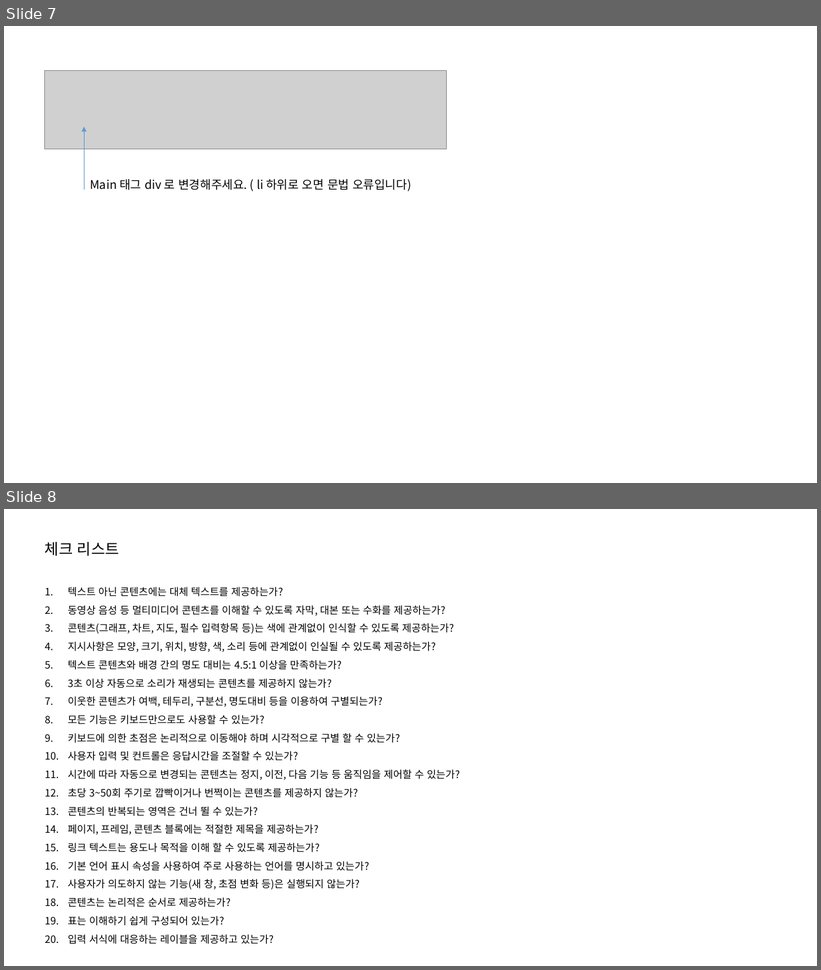
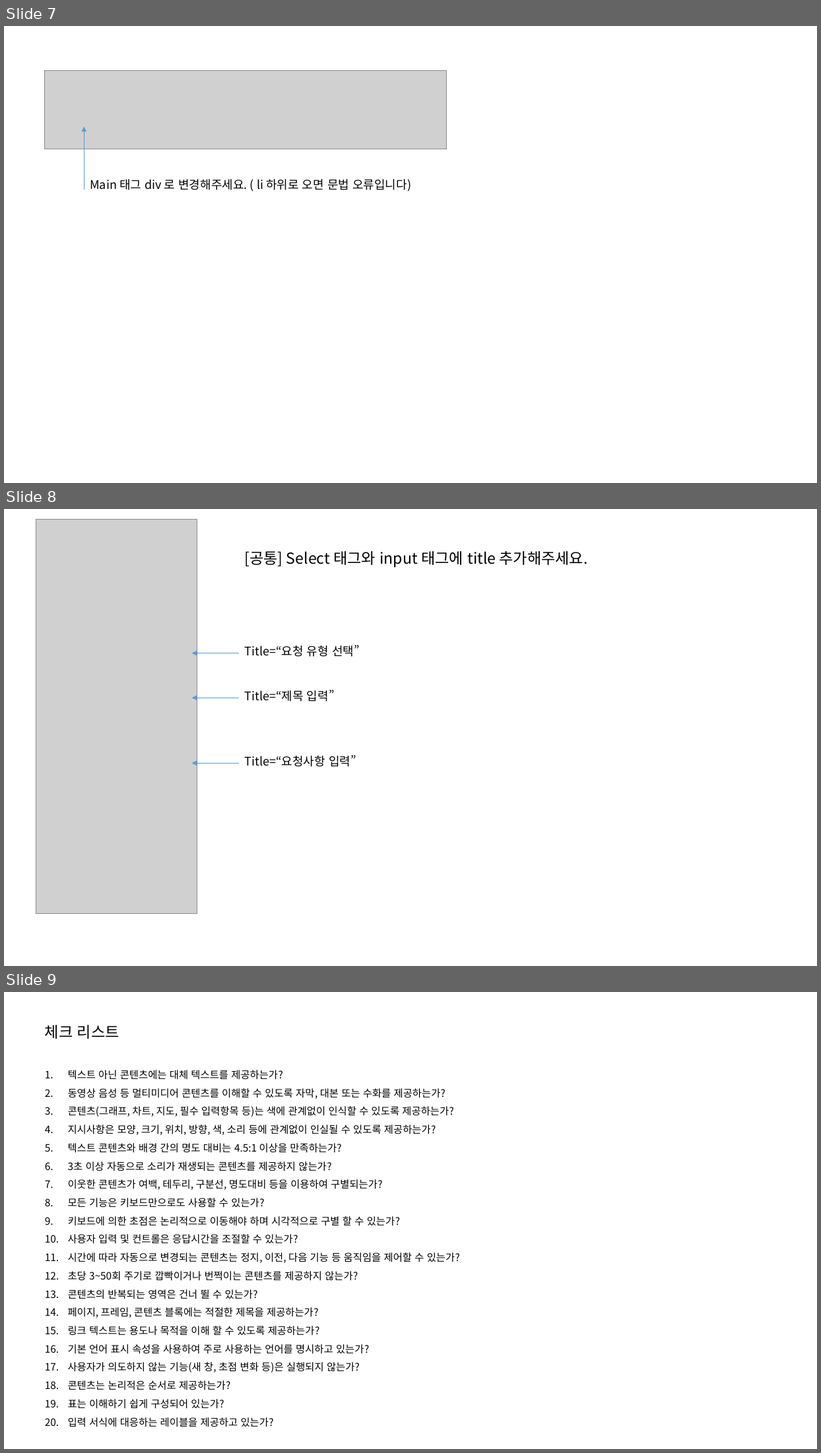
Before and after one commit to jeoungGyy/sejong, a slide deck: ppt/웹접근성 오류 체크(운영).pptx. Shown one above the other, each under a label of ours: slides 7 and 8 before the commit, slides 7, 8 and 9 after it. The pictures are 821x970 and 821x1453 pixels, drawn with LibreOffice and Linux fonts; fonts in the diff are those of the drawing; grey boxes stand for pictures. Boxes give left, top, right and bottom in pixels: in the first picture for what was removed or moved away, otherwise in the second. Text is boxed around its words. In the diff, an @@ line names an element or a change of style, - is before the commit and + after.

Commit message:
웹접근성 오류 체크(운영) 추가

```diff
--- a/ppt/웹접근성 오류 체크(운영).pptx
+++ b/ppt/웹접근성 오류 체크(운영).pptx
@@ slide 8 added at (x1=4, y1=509, x2=817, y2=966), background #FFFFFF @@
@@ picture added at (x1=36, y1=520, x2=197, y2=914) @@
@@ text added at (x1=245, y1=551, x2=588, y2=568), 18 pt, text #000000 @@
+[공통] Select 태그와 input 태그에 title 추가해주세요.
@@ text added at (x1=245, y1=645, x2=360, y2=657), 14 pt, text #000000 @@
+Title=“요청 유형 선택”
@@ arrow added from (239, 654) to (192, 654), #5B9BD5 0.5 pt @@
@@ arrow added from (239, 698) to (192, 698), #5B9BD5 0.5 pt @@
@@ text added at (x1=245, y1=690, x2=335, y2=702), 14 pt, text #000000 @@
+Title=“제목 입력”
@@ arrow added from (239, 763) to (192, 763), #5B9BD5 0.5 pt @@
@@ text added at (x1=245, y1=755, x2=356, y2=767), 14 pt, text #000000 @@
+Title=“요청사항 입력”
@@ what was slide 8 is now slide 9 @@
```
Also in this commit, not shown: 1 other slide added, 1 slide removed, 1 other file.
